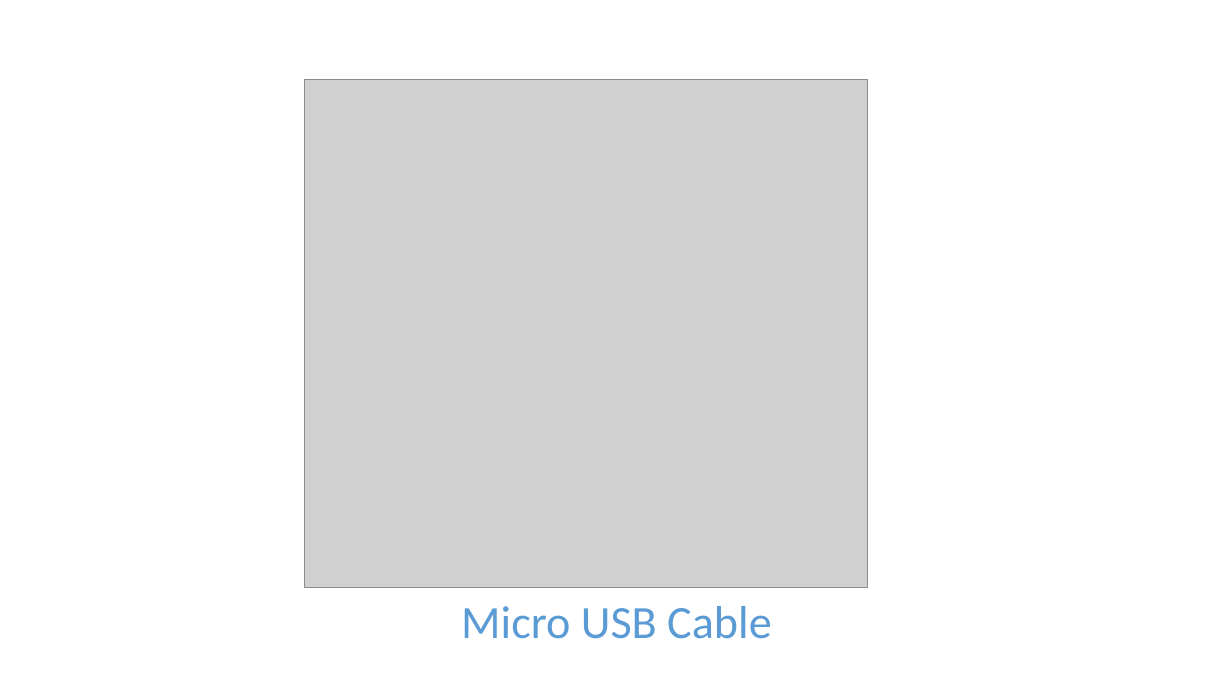
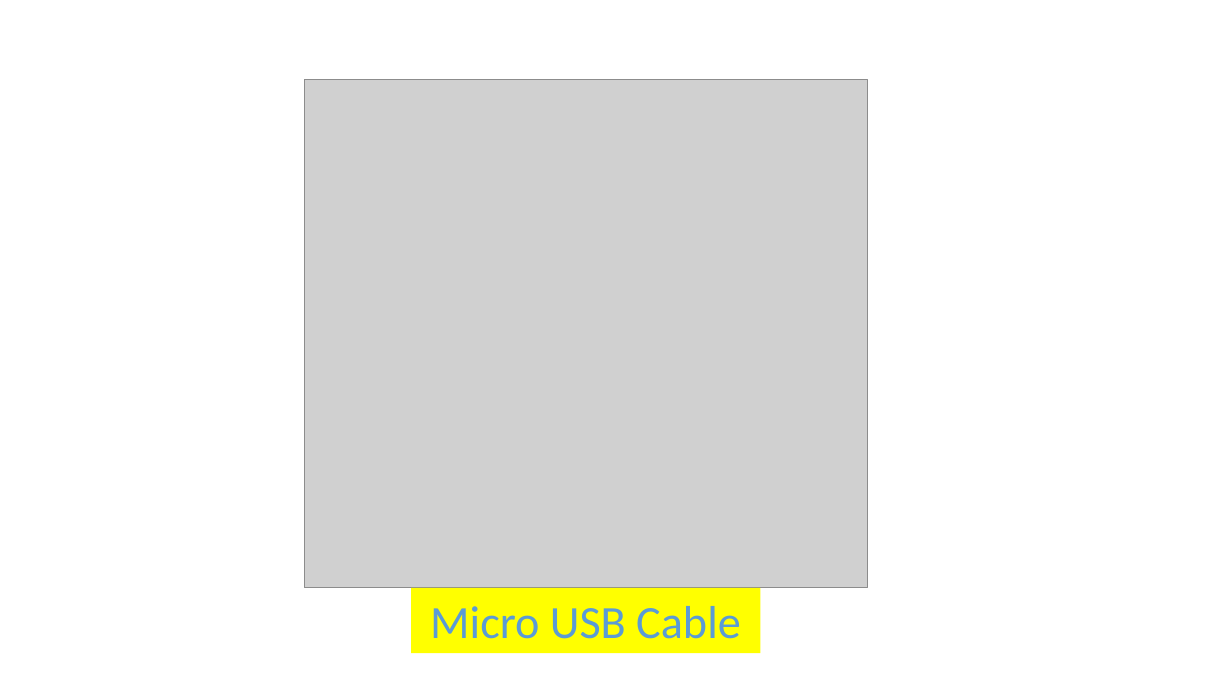
Before and after one commit to kamoteqv2/project-comsophil-files, a slide deck: slide 3 of lesson1/pre-requisites-training-materials.pptx. Drawn at 1232x693 pixels with LibreOffice and Linux fonts; fonts in the diff are those of the drawing; grey boxes stand for pictures. Boxes give left, top, right and bottom in pixels: in the first picture for what was removed or moved away, otherwise in the second. Text is boxed around its words. In the diff, an @@ line names an element or a change of style, - is before the commit and + after.

```diff
--- a/lesson1/pre-requisites-training-materials.pptx
+++ b/lesson1/pre-requisites-training-materials.pptx
@@ rectangle "Micro USB Cable" resized from (x1=461, y1=606, x2=772, y2=639) to (x1=411, y1=588, x2=761, y2=653) @@
@@ rectangle "Micro USB Cable" at (x1=411, y1=588, x2=761, y2=653): fill none to #FFFF00 @@
```
Also in this commit, not shown: 6 other slides changed, 1 slide added, 1 slide removed, 1 other file.
